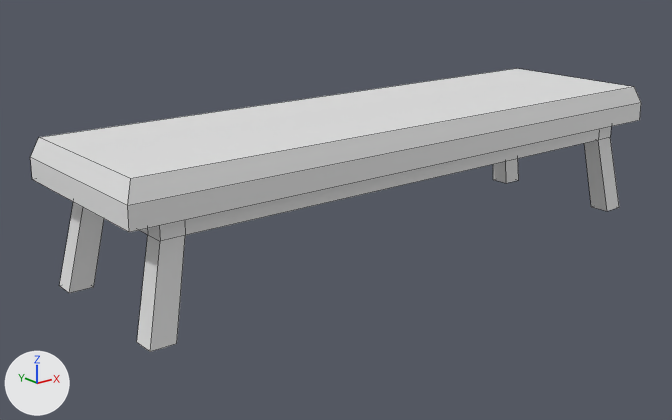
What one commit did to the FBX model Assets/StaticMeshes/SM_Bench.fbx.
Rendered twice from a camera (50 mm lens) standing at (-2.07, -2.37, 1.1) and looking at (-0.13, 0.06, 0.13). The lights are fixed; the arrows at lower left show +X, +Y and +Z. Mesh edges are drawn as thin lines. Where no turn or scale is listed for an object, it has been applied to the vertices.

Objects in the first picture: 'Bench'.
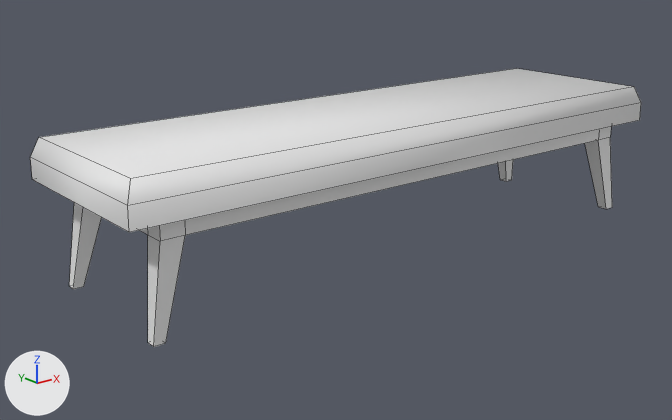
Boxes (x1, y1, x2, y2) around the edits, measured in the pictures (672 x 420 px; the box of a moved part takes in the faces that stretch with it):
'Bench', reshaped: before (30, 68, 641, 352); after (30, 68, 641, 347)
part 1 of me_cube_001, moved or reshaped: before (493, 159, 519, 183); after (498, 160, 513, 181)
part 2 of me_cube_001, moved or reshaped: before (59, 202, 104, 293); after (69, 202, 102, 289)
part 3 of me_cube_001, moved or reshaped: before (584, 137, 619, 211); after (585, 137, 612, 209)
part 4 of me_cube_001, moved or reshaped: before (137, 235, 185, 352); after (148, 235, 185, 347)
part 5 of me_cube_001, shading changed: (30, 68, 641, 241) in both

What changed in the scene script:
```text
Change me_cube_001:
    where me_cube_001.from_pydata(...)  # 60 vertices, 50 faces; spans x -1.09..1.09, y -0.32..0.32, z 0.0..0.48
    used by ob_bench; location = (0.0, 0.0, 0.0)
    me_cube_001 part 1
    me_cube_001.vertices[1].co: (0.96, 0.3, 0.0) -> (0.98, 0.28, 0.0)  # pixel (493, 179) -> pixel (500, 179)
    me_cube_001.vertices[3].co: (1.04, 0.3, 0.0) -> (1.02, 0.28, 0.0)
    me_cube_001.vertices[5].co: (0.96, 0.22, 0.0) -> (0.98, 0.24, 0.0)  # pixel (506, 183) -> pixel (506, 181)
    me_cube_001.vertices[7].co: (1.04, 0.22, 0.0) -> (1.02, 0.24, 0.0)  # pixel (518, 180) -> pixel (511, 179)
    me_cube_001 part 2
    me_cube_001.vertices[13].co: (-0.97, 0.22, 0.0) -> (-0.99, 0.25, 0.0)  # pixel (93, 287) -> pixel (83, 286)
    me_cube_001.vertices[15].co: (-1.05, 0.22, 0.0) -> (-1.02, 0.25, 0.0)  # pixel (69, 293) -> pixel (73, 289)
    me_cube_001.vertices[17].co: (-0.97, 0.3, 0.0) -> (-0.99, 0.28, 0.0)
    me_cube_001.vertices[19].co: (-1.05, 0.3, 0.0) -> (-1.02, 0.28, 0.0)  # pixel (59, 285) -> pixel (69, 286)
    me_cube_001 part 3
    me_cube_001.vertices[25].co: (0.96, -0.22, 0.0) -> (0.98, -0.24, 0.0)  # pixel (591, 206) -> pixel (598, 206)
    me_cube_001.vertices[27].co: (1.04, -0.22, 0.0) -> (1.02, -0.24, 0.0)
    me_cube_001.vertices[29].co: (0.96, -0.3, 0.0) -> (0.98, -0.28, 0.0)  # pixel (607, 211) -> pixel (606, 209)
    me_cube_001.vertices[31].co: (1.04, -0.3, 0.0) -> (1.02, -0.28, 0.0)  # pixel (619, 207) -> pixel (612, 207)
    me_cube_001 part 4
    me_cube_001.vertices[37].co: (-0.97, -0.3, 0.0) -> (-0.99, -0.28, 0.0)  # pixel (176, 343) -> pixel (165, 343)
    me_cube_001.vertices[39].co: (-1.05, -0.3, 0.0) -> (-1.02, -0.28, 0.0)  # pixel (150, 351) -> pixel (153, 346)
    me_cube_001.vertices[41].co: (-0.97, -0.22, 0.0) -> (-0.99, -0.24, 0.0)
    me_cube_001.vertices[43].co: (-1.05, -0.22, 0.0) -> (-1.02, -0.24, 0.0)  # pixel (136, 342) -> pixel (147, 342)
    me_cube_001 part 5: edges marked sharp go from 76 to 60
```
